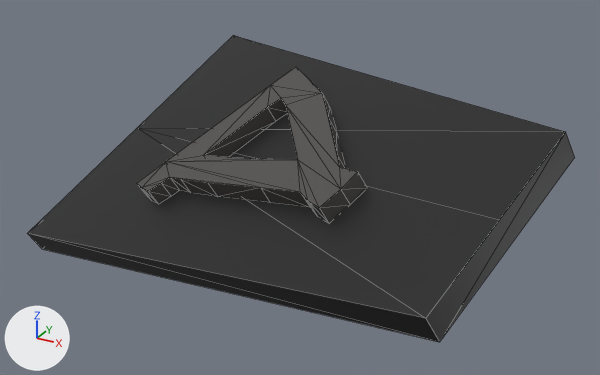
The OBJ model src/main/resources/assets/stargate/models/DHD/015.obj: old version first, new version second.
The view is the same before and after, from a camera (50 mm lens) standing at (-0.1051, -0.0544, 1.0119) and looking at (-0.1881, 0.0966, 0.9364). Arrows for +X, +Y and +Z are at lower left; the lights stay in place. The older version comes first. Mesh edges are drawn as thin lines. Where no turn or scale is listed for an object, it has been applied to the vertices.

In view in the first picture: '015'.
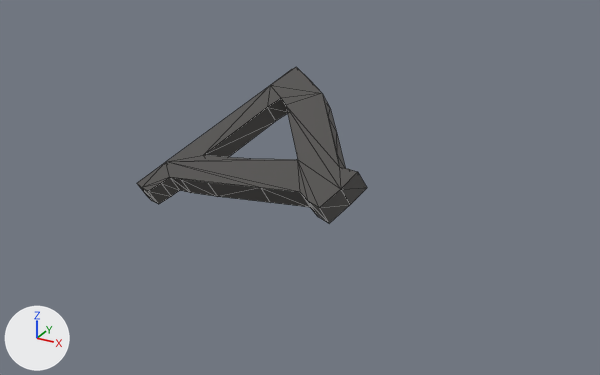
Where the change shows, as pixel boxes [x1, y1, x2, y2] in the pictures (600 x 375 px):
'015', reshaped (58% narrower, 49% shorter)
    before: [27, 35, 575, 342]
    after: [137, 67, 367, 223]
part 1 of me_015, deleted
    before: [27, 35, 575, 342]

What changed in the scene script:
```text
Change me_015:
    used by ob_015; location = (0.0, 0.0, 0.0)
    remove me_015.from_pydata(...)  # 68 vertices, 101 faces; spans x -0.2532..-0.1283, y 0.0492..0.1432, z 0.9134..0.9635
    add me_015.from_pydata(...)  # 58 vertices, 87 faces; spans x -0.2222..-0.1633, y 0.0681..0.114, z 0.9326..0.9593
    me_015 part 1: the loose piece of 10 vertices spanning x -0.2532..-0.1283, y 0.0492..0.1432, z 0.9134..0.9635 is deleted
```
